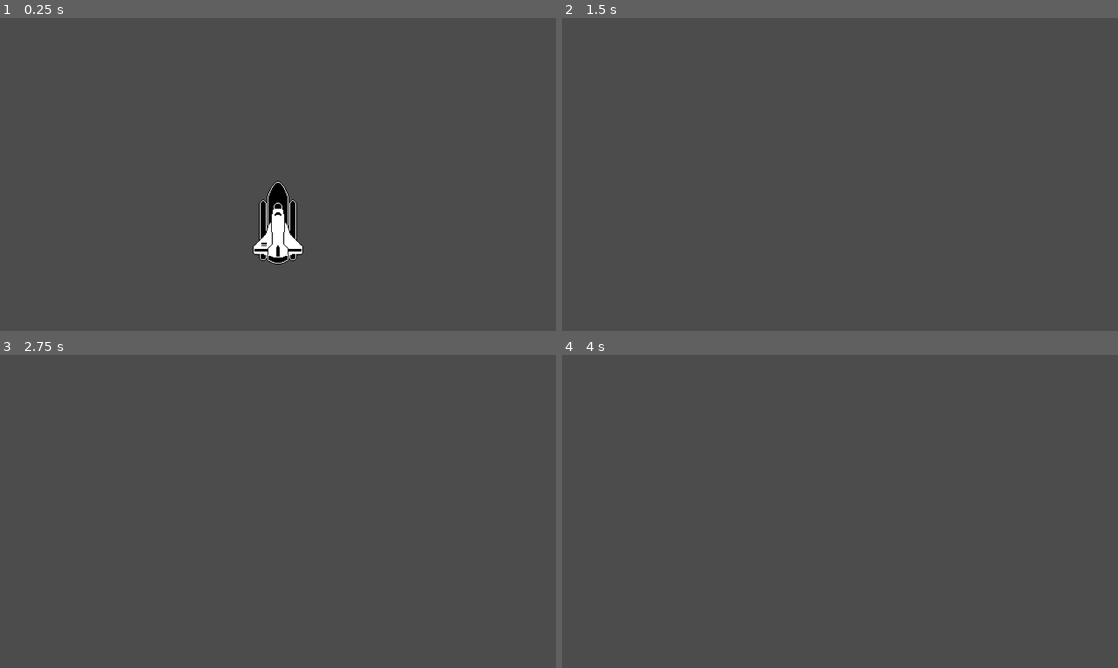
Above: before the commit, frames 1-4 (two rows, left to right).
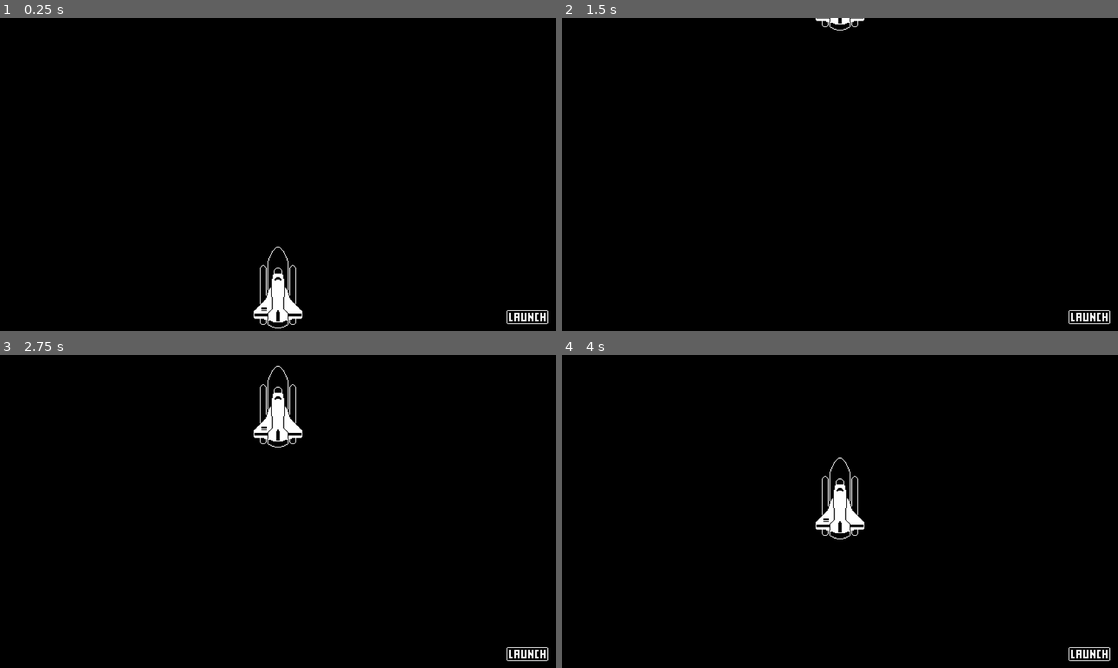
Above: after the commit, the same moments.

Repository: uheartbeast/rocket-launch
Game: Godot game, scene res://World.tscn
Same seed, same stepped clock (60 frames per second), same inputs: the game is played once before the commit and once after it.
Inputs (mouse positions are in pixels of both pictures, inside the frame that each line leads up to):
- Up to frame 1 (0.25 s): no input
- Up to frame 2 (1.5 s): click (1090, 318) at 0.52 s; click (1090, 318) at 1.27 s
- Up to frame 3 (2.75 s): click (528, 655) at 2.02 s
- Up to frame 4 (4 s): tap Enter at 3.5 s

The runs differ from the first frame. In frame 1, 99% of the frame differs, in the area x 0-100%, y 0-100%; in frame 2, 100%; in frame 3, 100%; in frame 4, 100%.

Commit message:
TextureButton Node + Signals

Diff:
--- a/World.gd
+++ b/World.gd
@@ -2,5 +2,5 @@
 
 onready var animationPlayer = $AnimationPlayer
 
-func _ready():
+func _on_LaunchButton_pressed():
 	animationPlayer.play("Launch")
--- a/World.tscn
+++ b/World.tscn
@@ -1,7 +1,8 @@
-[gd_scene load_steps=4 format=2]
+[gd_scene load_steps=5 format=2]
 
 [ext_resource path="res://World.gd" type="Script" id=1]
 [ext_resource path="res://Rocket Launch Resources/RocketShip.png" type="Texture" id=2]
+[ext_resource path="res://Rocket Launch Resources/LaunchButton.png" type="Texture" id=3]
 
 [sub_resource type="Animation" id=1]
 resource_name = "Launch"
@@ -21,6 +22,11 @@
 [node name="World" type="Node"]
 script = ExtResource( 1 )
 
+[node name="ColorRect" type="ColorRect" parent="."]
+anchor_right = 1.0
+anchor_bottom = 1.0
+color = Color( 0, 0, 0, 1 )
+
 [node name="RocketShip" type="Sprite" parent="."]
 position = Vector2( 640, 620 )
 scale = Vector2( 2, 2 )
@@ -28,3 +34,12 @@
 
 [node name="AnimationPlayer" type="AnimationPlayer" parent="."]
 anims/Launch = SubResource( 1 )
+
+[node name="LaunchButton" type="TextureButton" parent="."]
+margin_left = 1166.0
+margin_top = 672.0
+margin_right = 1214.0
+margin_bottom = 688.0
+rect_scale = Vector2( 2, 2 )
+texture_normal = ExtResource( 3 )
+[connection signal="pressed" from="LaunchButton" to="." method="_on_LaunchButton_pressed"]
